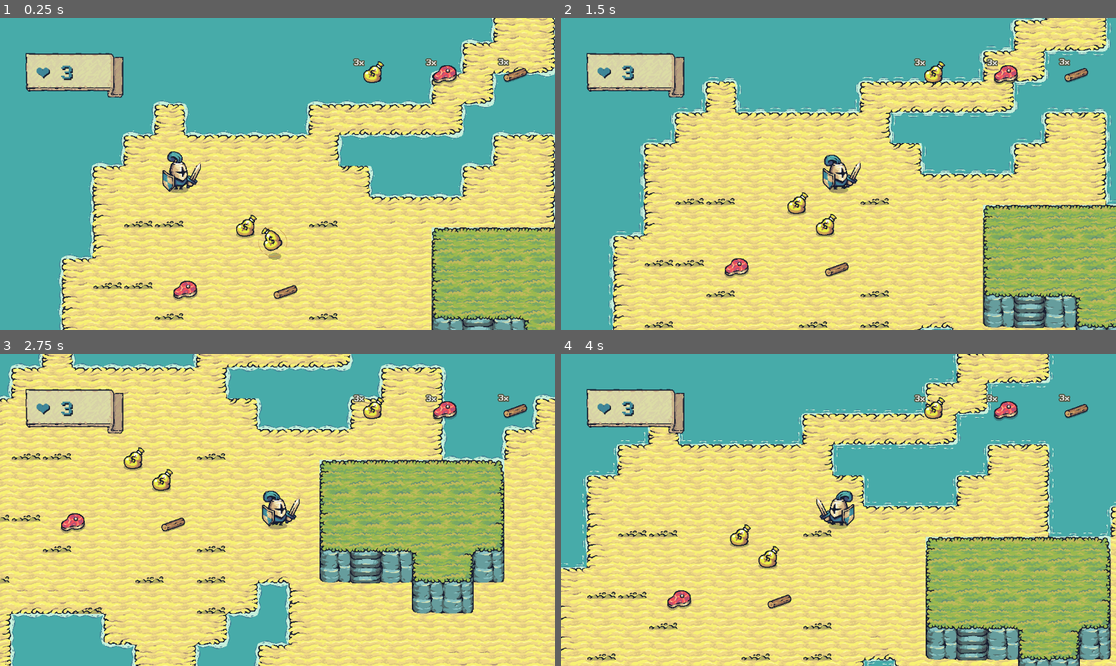
Above: before the commit, frames 1-4 (two rows, left to right).
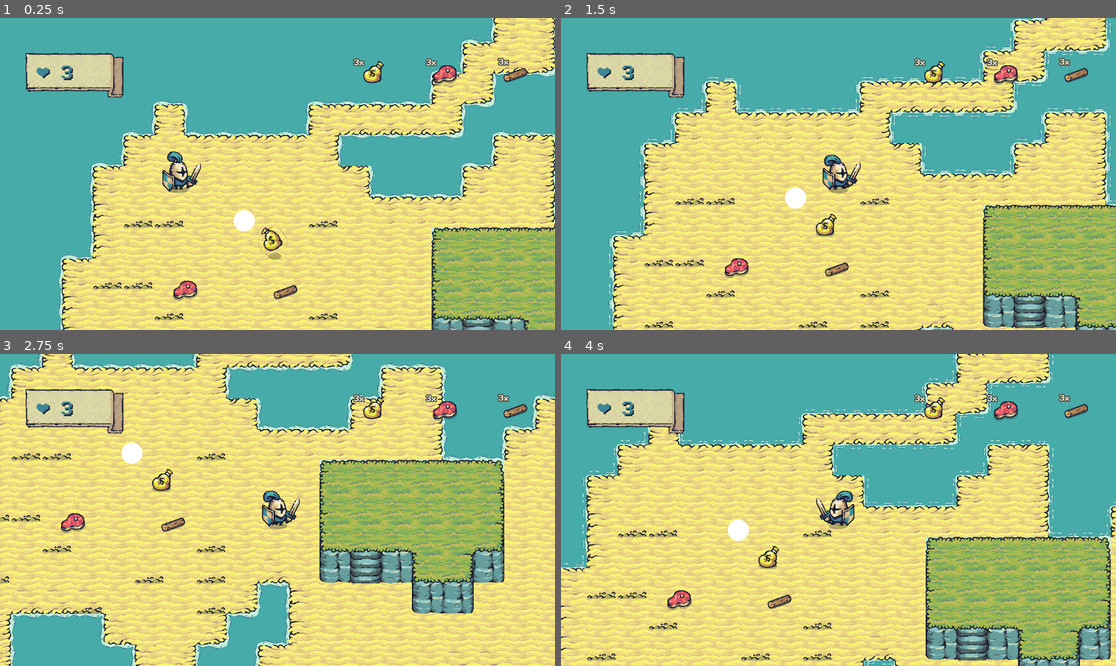
Above: after the commit, the same moments.

Repository: fenath/tower-guard
Game: Godot game, scene res://scenes/main.tscn
The game is run twice, just before and just after one commit, with the same random seed, the same clock (stepped at 60 frames per second) and the same inputs.
Inputs:
- Up to frame 1 (0.25 s): no input
- Up to frame 2 (1.5 s): hold Right (ui_right) 0.53-1.28 s; hold Down (ui_down) from 1.28 s (still down)
- Up to frame 3 (2.75 s): release Down (ui_down) at 2.03 s; hold Right (ui_right) from 2.03 s (still down)
- Up to frame 4 (4 s): release Right (ui_right) at 2.78 s; hold Up (ui_up) 2.78-3.53 s; hold Left (ui_left) from 3.53 s (still down)

The runs differ from the first frame. In frame 1, 0.3% of the frame differs, in the area x 42-47%, y 61-71%; in frame 2, 0.3%; in frame 3, 0.3%; in frame 4, 0.3%, in the area x 30-35%, y 53-63%.

Commit message:
solve conflict

Diff:
--- a/prefabs/gold.tscn
+++ b/prefabs/gold.tscn
@@ -79,7 +79,7 @@
 
 [node name="AnimatedSprite2D" type="AnimatedSprite2D" parent="."]
 sprite_frames = SubResource("SpriteFrames_nhy5g")
-animation = &"idle"
+animation = &"spawn"
 
 [node name="CollisionShape2D" type="CollisionShape2D" parent="."]
 visible = false
Not shown: 1 places in prefabs/gold.tscn that only renumber resources
Not shown: 1 places in scenes/main.tscn that only renumber resources
